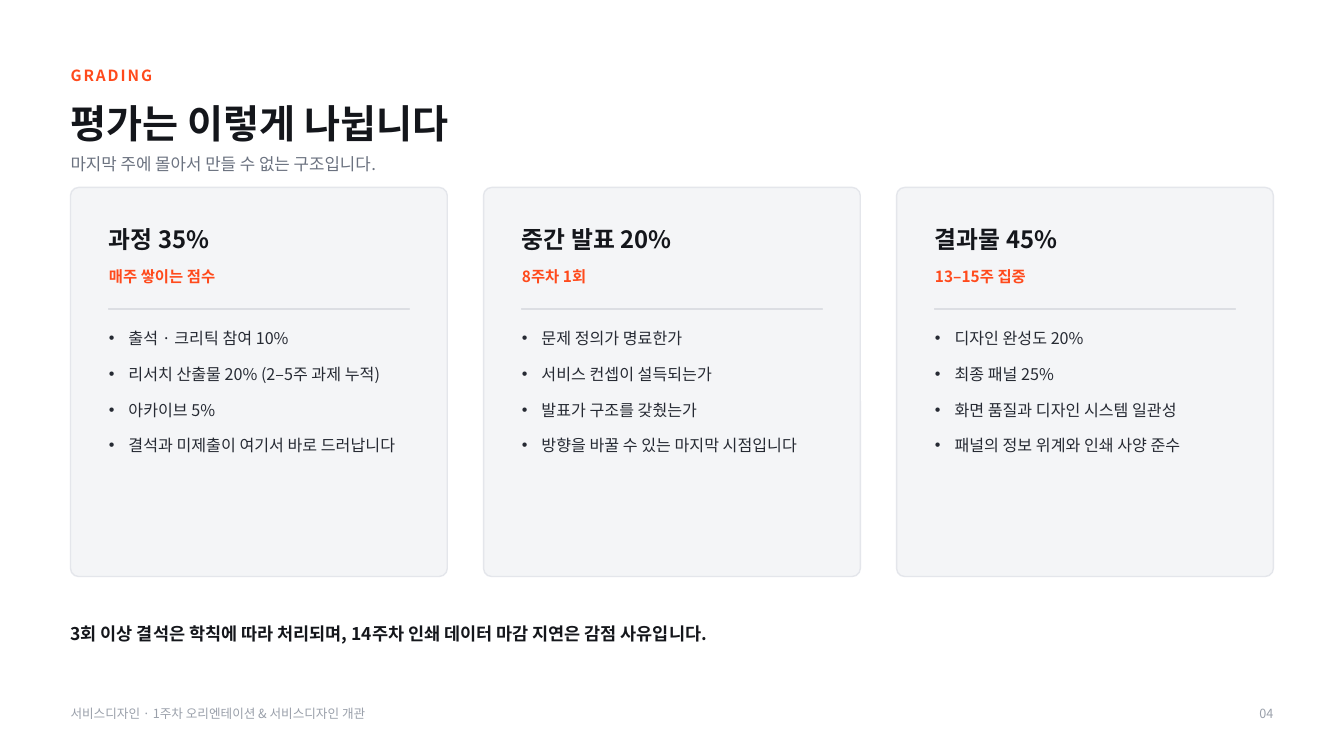
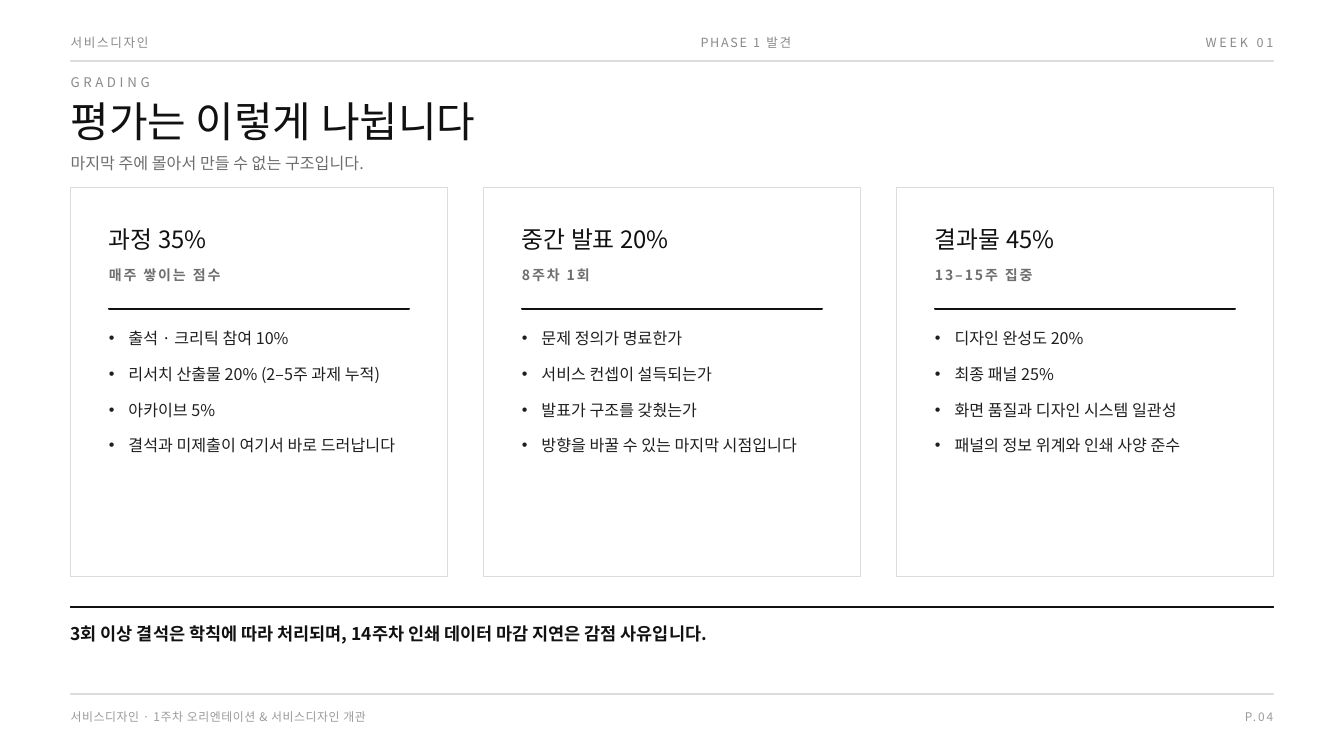
Before and after one commit to design-eng/MIN.D, a slide deck: slide 5 of dist/weeks/서비스디자인_01주차_오리엔테이션.pptx. Drawn at 1344x756 pixels with LibreOffice and Linux fonts; fonts in the diff are those of the drawing. Boxes give left, top, right and bottom in pixels: in the first picture for what was removed or moved away, otherwise in the second. Text is boxed around its words. In the diff, an @@ line names an element or a change of style, - is before the commit and + after.

```diff
--- a/dist/weeks/서비스디자인_01주차_오리엔테이션.pptx
+++ b/dist/weeks/서비스디자인_01주차_오리엔테이션.pptx
@@ text added at <box>71,36,149,48</box>, 9 pt, text #8A8A8A @@
+서비스디자인
@@ text added at <box>701,37,791,48</box>, 9 pt, text #8A8A8A @@
+PHASE 1 발견
@@ text added at <box>1206,38,1274,47</box>, 9 pt, text #8A8A8A @@
+WEEK 01
@@ text "GRADING": place and size @@
-text "GRADING" at <box>71,69,153,81</box>
+text "GRADING" at <box>71,77,150,87</box>
@@ text "GRADING" at <box>71,77,150,87</box>: size 11 to 9.5 pt, text colour #FF4A1C to #8A8A8A, letter spacing 1.4 to 2.6 pt, bold off @@
@@ rectangle added at <box>71,60,1273,62</box>, fill #DCDCDC, outline #DCDCDC 1 pt @@
@@ text "평가는 이렇게 나뉩니다" at <box>71,102,475,141</box>: size 28 to 30 pt, text colour #14161B to #111111, bold off @@
@@ text "마지막 주에 몰아서 만들 수 ..." at <box>71,155,364,171</box>: size 12 to 11.5 pt, text colour #6B7280 to #6E6E6E @@
@@ rounded rectangle removed at <box>71,188,448,577</box> @@
@@ rectangle added at <box>71,188,448,577</box>, fill #FFFFFF, outline #DCDCDC 1 pt @@
@@ rounded rectangle removed at <box>484,188,861,577</box> @@
@@ rectangle added at <box>484,188,861,577</box>, fill #FFFFFF, outline #DCDCDC 1 pt @@
@@ rounded rectangle removed at <box>897,188,1274,577</box> @@
@@ rectangle added at <box>897,188,1274,577</box>, fill #FFFFFF, outline #DCDCDC 1 pt @@
@@ text colour #14161B to #111111, bold off in 3 elements at <box>109,228,206,250</box>, <box>522,228,668,250</box>, <box>935,228,1054,250</box> @@
@@ size 11 to 10 pt, text colour #FF4A1C to #6E6E6E, letter spacing 0 to 1.4 pt in 3 elements at <box>109,268,221,281</box>, <box>522,268,590,281</box>, <box>935,268,1033,281</box> @@
@@ text colour #262A33 to #1F1F1F in 3 elements at <box>128,330,395,453</box>, <box>541,330,797,453</box>, <box>955,330,1181,453</box> @@
@@ fill #DCDEE3 to #111111; outline #DCDEE3 1 pt to #111111 1 pt in 3 elements at <box>109,309,409,310</box>, <box>522,309,823,310</box>, <box>936,309,1236,310</box> @@
@@ rectangle added at <box>71,607,1273,608</box>, fill #111111, outline #111111 1 pt @@
@@ text "서비스디자인 · 1주차 오리엔테이션 & ..." at <box>71,711,365,722</box>: size 9 to 8.5 pt, text colour #9AA0AA to #9B9B9B, letter spacing 0 to 0.4 pt @@
@@ rectangle added at <box>71,694,1273,695</box>, fill #DCDCDC, outline #DCDCDC 1 pt @@
@@ text at <box>1245,712,1256,721</box>: text changed; size 9 to 8.5 pt; text colour #9AA0AA to #9B9B9B @@
-04
+P.04
```
Also in this commit, not shown: 17 other slides changed, 19 other files.
